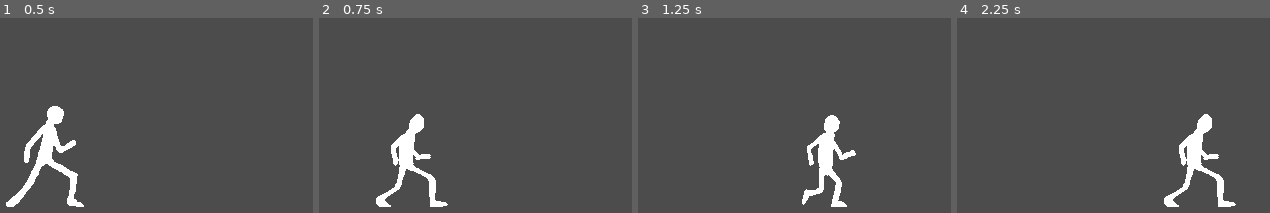
Above: before the commit, frames 1-4 (left to right).
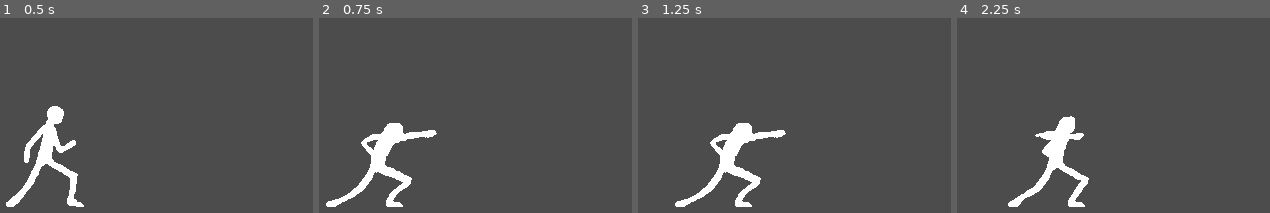
Above: after the commit, the same moments.

Repository: DanySnowyman/Godot_Fighting_Project
Game: Godot game, scene res://MrPalo.tscn
Same seed, same stepped clock (60 frames per second), same inputs: the game is played once before the commit and once after it.
Inputs:
- Up to frame 1 (0.5 s): no input
- Up to frame 2 (0.75 s): tap Enter (ui_accept) at 0.5, 0.6 s; hold Right (ui_right) from 0.53 s (still down)
- Up to frame 3 (1.25 s): keep holding Right (ui_right); tap Enter (ui_accept) at 0.77, 1.07 s
- Up to frame 4 (2.25 s): release Right (ui_right) at 1.28 s; hold Down (ui_down) 1.28-2.03 s; tap Enter (ui_accept) at 1.35, 1.52, 1.82, 2.1 s; hold Right (ui_right) from 2.03 s (still down)

Frame 1 is identical in both runs. In frame 2, 5.4% of the frame differs, in the area x 2-42%, y 49-97%; in frame 3, 6.1%, in the area x 11-70%, y 49-97%; in frame 4, 5.8%.

Commit message:
Negacion de direcciones OK

Diff:
--- a/MrPalo.gd
+++ b/MrPalo.gd
@@ -6,8 +6,13 @@
 
 var last_position = Vector2()
 
-var on_floor = true
-var is_jumping = false
+var is_standing = true
+var is_moving_right = false
+var is_moving_left = false
+var is_crouched = false
+var is_airborne = false
+var startup_frames = false
+
 var jump_vertical = false
 var jump_forward = false
 var jump_backward = false
@@ -26,169 +31,197 @@
 const DASH_B_TIME = 0.4
 
 func _ready():
+
 	if player == 1:
 		self.position = Vector2(120, 140)
 	else: self.position = Vector2(164, 140)
 
 	$AnimationPlayer.play("Stand")
 
-func walk_forward(delta):
-	if Input.is_action_pressed("ui_right") and on_floor == true:
-		$AnimationPlayer.play("Walk forward")
-		self.position.x += 200 * delta
-
-	if Input.is_action_just_released("ui_right") and on_floor == true:
-		$AnimationPlayer.play("Stand")
-
-func walk_backwards(delta):
-	if Input.is_action_pressed("ui_left") and on_floor == true:
-		$AnimationPlayer.play("Walk backwards")
-		self.position.x -= 100 * delta
-
-	if Input.is_action_just_released("ui_left") and on_floor == true:
-		$AnimationPlayer.play("Stand")
-
-func jump_selector():
-	if on_floor == true and is_jumping == false:
+func player_control(delta):
+	if is_standing == true:
+		if Input.is_action_pressed("ui_left") and Input.is_action_pressed("ui_right"):
+			stand()
+		else:
+	# Walk forward -----------------------------------------------------------
+			if Input.is_action_pressed("ui_right"):
+				walk_forward(delta)
+			if Input.is_action_just_released("ui_right"):
+				$AnimationPlayer.play("Stand")
+	# Walk backwards ---------------------------------------------------------
+			if Input.is_action_pressed("ui_left"):
+				walk_backwards(delta)
+			if Input.is_action_just_released("ui_left"):
+				$AnimationPlayer.play("Stand")
+	# Crouch -----------------------------------------------------------------
+	if is_standing == true:
+		if Input.is_action_pressed("ui_down"):
+			is_crouched = true
+			is_standing = false
+			crouch()
+	if is_crouched == true:
+		if Input.is_action_just_released("ui_down"):
+			is_crouched = false
+			is_standing = true
+			$AnimationPlayer.play_backwards("Crouch")
+			$AnimationPlayer.play("Stand")
+	# Jump -------------------------------------------------------------------
+	if is_standing == true:
 		if Input.is_action_pressed("ui_up"):
-			on_floor = false
-			is_jumping = true
+			is_standing = false
 			yield(get_tree().create_timer(0.05), "timeout")
 			if Input.is_action_pressed("ui_right"):
-				jump_forward = true
+				jump_forward()
 			elif Input.is_action_pressed("ui_left"):
-				jump_backward = true
-			else: jump_vertical = true
-
-func jump_vertical():
-	if jump_vertical == true:
-		jump_vertical = false
-		$AnimationPlayer.play("Jump vertical")
-		yield(get_tree().create_timer(0.1), "timeout")
-		#Arco ascendente --------------------------------
-		tween.interpolate_property(self, "position:y",
-			self.position.y, (self.position.y - JUMP_HEIGHT),
-			JUMP_ASC_TIME, Tween.TRANS_QUINT, Tween.EASE_OUT)
-		tween.start()
-		yield(tween, "tween_completed")
-		#Arco descendente -------------------------------
-		tween.interpolate_property(self, "position:y",
-			self.position.y, (self.position.y + JUMP_HEIGHT),
-			JUMP_DES_TIME, Tween.TRANS_QUINT, Tween.EASE_IN)
-		tween.start()
-		yield(tween, "tween_completed")
-		is_jumping = false
-		on_floor = true
-		$AnimationPlayer.play("Stand")
-
-func jump_forward():
-	if jump_forward == true:
-		jump_forward = false
-		$AnimationPlayer.play("Jump forward")
-		yield(get_tree().create_timer(0.1), "timeout")
-		#Arco ascendente --------------------------------
-		tween.interpolate_property(self, "position:x",
-			self.position.x, self.position.x + JUMP_LENGHT / 2,
-			JUMP_ASC_TIME, Tween.TRANS_LINEAR, Tween.EASE_OUT)
-		tween.interpolate_property(self, "position:y",
-			self.position.y, self.position.y - JUMP_HEIGHT,
-			JUMP_DES_TIME, Tween.TRANS_QUINT, Tween.EASE_OUT)
-		tween.start()
-		yield(tween, "tween_completed")
-#		#Arco descendente -------------------------------
-		tween.interpolate_property(self, "position:x",
-			self.position.x, self.position.x + JUMP_LENGHT / 2,
-			JUMP_DES_TIME, Tween.TRANS_LINEAR, Tween.EASE_IN)
-		tween.interpolate_property(self, "position:y",
-			self.position.y, self.position.y + JUMP_HEIGHT,
-			JUMP_DES_TIME, Tween.TRANS_QUINT, Tween.EASE_IN)
-		tween.start()
-		yield(tween, "tween_completed")
-		yield($AnimationPlayer, "animation_finished")
-		is_jumping = false
-		on_floor = true
-		$AnimationPlayer.play("Stand")
-
-func jump_backward():
-	if jump_backward == true:
-		jump_backward = false
-		$AnimationPlayer.play("Jump backward")
-		yield(get_tree().create_timer(0.1), "timeout")
-		#Arco ascendente --------------------------------
-		tween.interpolate_property(self, "position:x",
-			self.position.x, self.position.x - JUMP_LENGHT / 2,
-			JUMP_ASC_TIME, Tween.TRANS_LINEAR, Tween.EASE_OUT)
-		tween.interpolate_property(self, "position:y",
-			self.position.y, self.position.y - JUMP_HEIGHT,
-			JUMP_DES_TIME, Tween.TRANS_QUINT, Tween.EASE_OUT)
-		tween.start()
-		yield(tween, "tween_completed")
-#		#Arco descendente -------------------------------
-		tween.interpolate_property(self, "position:x",
-			self.position.x, self.position.x - JUMP_LENGHT / 2,
-			JUMP_DES_TIME, Tween.TRANS_LINEAR, Tween.EASE_IN)
-		tween.interpolate_property(self, "position:y",
-			self.position.y, self.position.y + JUMP_HEIGHT,
-			JUMP_DES_TIME, Tween.TRANS_QUINT, Tween.EASE_IN)
-		tween.start()
-		yield(tween, "tween_completed")
-		yield($AnimationPlayer, "animation_finished")
-		is_jumping = false
-		on_floor = true
-		$AnimationPlayer.play("Stand")
-
-func dash_forward():
+				jump_backward()
+			else: jump_vertical()
+	# Dash forward ------------------------------------------------------------
 	if Input.is_action_just_pressed("ui_right") and dash_f_ready == false:
 		dash_f_ready = true
 		dash_b_ready = false
-		yield(get_tree().create_timer(0.4), "timeout")
+		yield(get_tree().create_timer(0.2), "timeout")
 		dash_f_ready = false
-
-	if on_floor == true and is_jumping == false:
+	if is_standing == true:
 		if Input.is_action_just_pressed("ui_right") and dash_f_ready == true:
-			on_floor = false
-			$AnimationPlayer.play("Dash forward")
-			tween.interpolate_property(self, "position:x", self.position.x,
-				self.position.x + DASH_F_DIST, DASH_F_TIME,
-				Tween.TRANS_QUART, Tween.EASE_OUT)
-			tween.start()
-			yield(tween, "tween_completed")
-			dash_f_ready = false
-			on_floor = true
-			$AnimationPlayer.play("Stand")
-
-func dash_backward():
+			is_standing = false
+			dash_forward()
+	# Dash backward -----------------------------------------------------------
 	if Input.is_action_just_pressed("ui_left") and dash_b_ready == false:
 		dash_b_ready = true
 		dash_f_ready = false
-		yield(get_tree().create_timer(0.4), "timeout")
+		yield(get_tree().create_timer(0.2), "timeout")
 		dash_b_ready = false
-
-	if on_floor == true and is_jumping == false:
+	if is_standing == true:
 		if Input.is_action_just_pressed("ui_left") and dash_b_ready == true:
-			on_floor = false
-			$AnimationPlayer.play("Dash backward")
-			tween.interpolate_property(self, "position:x", self.position.x,
-				self.position.x - DASH_B_DIST, DASH_B_TIME,
-				Tween.TRANS_QUINT, Tween.EASE_OUT)
-			tween.start()
-			yield(tween, "tween_completed")
-			dash_b_ready = false
-			on_floor = true
-			$AnimationPlayer.play("Stand")
-
+			is_standing = false
+			dash_backward()
+	# Normal MP ---------------------------------------------------------------
+	if is_standing == true:
+		if Input.is_action_just_pressed("ui_accept"):
+			startup_frames = true
+			is_standing = false
+			normal_LP()
+
+func stand():
+	$AnimationPlayer.play("Stand")
+
+func walk_forward(delta):
+	$AnimationPlayer.play("Walk forward")
+	self.position.x += 200 * delta
+
+func walk_backwards(delta):
+	$AnimationPlayer.play("Walk backwards")
+	self.position.x -= 100 * delta
+
+func crouch():
+	$AnimationPlayer.play("Crouch")
+	yield($AnimationPlayer, "animation_finished")
+	$AnimationPlayer.stop()
+
+func jump_vertical():
+	is_airborne = true
+	$AnimationPlayer.play("Jump vertical")
+	yield(get_tree().create_timer(0.1), "timeout")
+	#Arco ascendente --------------------------------
+	tween.interpolate_property(self, "position:y",
+		self.position.y, (self.position.y - JUMP_HEIGHT),
+		JUMP_ASC_TIME, Tween.TRANS_QUINT, Tween.EASE_OUT)
+	tween.start()
+	yield(tween, "tween_completed")
+	#Arco descendente -------------------------------
+	tween.interpolate_property(self, "position:y",
+		self.position.y, (self.position.y + JUMP_HEIGHT),
+		JUMP_DES_TIME, Tween.TRANS_QUINT, Tween.EASE_IN)
+	tween.start()
+	yield(tween, "tween_completed")
+	is_airborne = false
+	is_standing = true
+	$AnimationPlayer.play("Stand")
+
+func jump_forward():
+	is_airborne = true
+	$AnimationPlayer.play("Jump forward")
+	yield(get_tree().create_timer(0.1), "timeout")
+	#Arco ascendente --------------------------------
+	tween.interpolate_property(self, "position:x",
+		self.position.x, self.position.x + JUMP_LENGHT / 2,
+		JUMP_ASC_TIME, Tween.TRANS_LINEAR, Tween.EASE_OUT)
+	tween.interpolate_property(self, "position:y",
+		self.position.y, self.position.y - JUMP_HEIGHT,
+		JUMP_DES_TIME, Tween.TRANS_QUINT, Tween.EASE_OUT)
+	tween.start()
+	yield(tween, "tween_completed")
+#		#Arco descendente -------------------------------
+	tween.interpolate_property(self, "position:x",
+		self.position.x, self.position.x + JUMP_LENGHT / 2,
+		JUMP_DES_TIME, Tween.TRANS_LINEAR, Tween.EASE_IN)
+	tween.interpolate_property(self, "position:y",
+		self.position.y, self.position.y + JUMP_HEIGHT,
+		JUMP_DES_TIME, Tween.TRANS_QUINT, Tween.EASE_IN)
+	tween.start()
+	yield(tween, "tween_completed")
+	yield($AnimationPlayer, "animation_finished")
+	is_airborne = false
+	is_standing = true
+	$AnimationPlayer.play("Stand")
+
+func jump_backward():
+	is_airborne = true
+	$AnimationPlayer.play("Jump backward")
+	yield(get_tree().create_timer(0.1), "timeout")
+	#Arco ascendente --------------------------------
+	tween.interpolate_property(self, "position:x",
+		self.position.x, self.position.x - JUMP_LENGHT / 2,
+		JUMP_ASC_TIME, Tween.TRANS_LINEAR, Tween.EASE_OUT)
+	tween.interpolate_property(self, "position:y",
+		self.position.y, self.position.y - JUMP_HEIGHT,
+		JUMP_DES_TIME, Tween.TRANS_QUINT, Tween.EASE_OUT)
+	tween.start()
+	yield(tween, "tween_completed")
+#		#Arco descendente -------------------------------
+	tween.interpolate_property(self, "position:x",
+		self.position.x, self.position.x - JUMP_LENGHT / 2,
+		JUMP_DES_TIME, Tween.TRANS_LINEAR, Tween.EASE_IN)
+	tween.interpolate_property(self, "position:y",
+		self.position.y, self.position.y + JUMP_HEIGHT,
+		JUMP_DES_TIME, Tween.TRANS_QUINT, Tween.EASE_IN)
+	tween.start()
+	yield(tween, "tween_completed")
+	yield($AnimationPlayer, "animation_finished")
+	is_airborne = false
+	is_standing = true
+	$AnimationPlayer.play("Stand")
+
+func dash_forward():
+	$AnimationPlayer.play("Dash forward")
+	tween.interpolate_property(self, "position:x", self.position.x,
+		self.position.x + DASH_F_DIST, DASH_F_TIME,
+		Tween.TRANS_QUART, Tween.EASE_OUT)
+	tween.start()
+	yield(tween, "tween_completed")
+	is_standing = true
+	$AnimationPlayer.play("Stand")
+
+func dash_backward():
+	$AnimationPlayer.play("Dash backward")
+	tween.interpolate_property(self, "position:x", self.position.x,
+		self.position.x - DASH_B_DIST, DASH_B_TIME,
+		Tween.TRANS_QUINT, Tween.EASE_OUT)
+	tween.start()
+	yield(tween, "tween_completed")
+	is_standing = true
+	$AnimationPlayer.play("Stand")
+
+func normal_LP():
+	$AnimationPlayer.play("Normal MP")
+	yield($AnimationPlayer, "animation_finished")
+	is_standing = true
+	$AnimationPlayer.play("Stand")
 
 func _process(delta):
 	var motion = Vector2()
 
-	walk_forward(delta)
-	walk_backwards(delta)
-	jump_selector()
-	jump_vertical()
-	jump_forward()
-	jump_backward()
-	dash_forward()
-	dash_backward()
+	player_control(delta)
 
 	motion = position - last_position
 	last_position = position
--- a/MrPalo.tscn
+++ b/MrPalo.tscn
@@ -1,10 +1,26 @@
-[gd_scene load_steps=12 format=2]
+[gd_scene load_steps=14 format=2]
 
 [ext_resource path="res://gfx/Mr Palo.png" type="Texture" id=1]
 [ext_resource path="res://MrPalo.gd" type="Script" id=2]
 
-[sub_resource type="Animation" id=8]
-resource_name = "Dash backward"
+[sub_resource type="Animation" id=1]
+resource_name = "Crouch"
+length = 0.05
+step = 0.0166667
+tracks/0/type = "value"
+tracks/0/path = NodePath("Sprite:frame")
+tracks/0/interp = 1
+tracks/0/loop_wrap = true
+tracks/0/imported = false
+tracks/0/enabled = true
+tracks/0/keys = {
+"times": PoolRealArray( 0, 0.05 ),
+"transitions": PoolRealArray( 1, 1 ),
+"update": 1,
+"values": [ 49, 50 ]
+}
+
+[sub_resource type="Animation" id=2]
 length = 0.4
 step = 0.05
 tracks/0/type = "value"
@@ -20,10 +36,9 @@
 "values": [ 28, 29, 30 ]
 }
 
-[sub_resource type="Animation" id=9]
-resource_name = "Dash forward"
-length = 0.4
-step = 0.05
+[sub_resource type="Animation" id=3]
+length = 0.4
+step = 0.0166667
 tracks/0/type = "value"
 tracks/0/path = NodePath("Sprite:frame")
 tracks/0/interp = 1
@@ -36,9 +51,19 @@
 "update": 1,
 "values": [ 21, 22, 23 ]
 }
-
-[sub_resource type="Animation" id=1]
-resource_name = "Jump backward"
+tracks/1/type = "method"
+tracks/1/path = NodePath(".")
+tracks/1/interp = 1
+tracks/1/loop_wrap = true
+tracks/1/imported = false
+tracks/1/enabled = true
+tracks/1/keys = {
+"times": PoolRealArray(  ),
+"transitions": PoolRealArray(  ),
+"values": [  ]
+}
+
+[sub_resource type="Animation" id=4]
 step = 0.05
 tracks/0/type = "value"
 tracks/0/path = NodePath("Sprite:frame")
@@ -82,7 +107,24 @@
 "values": [ 35, 36, 37, 38, 39, 40, 49 ]
 }
 
-[sub_resource type="Animation" id=4]
+[sub_resource type="Animation" id=7]
+resource_name = "Normal MP"
+length = 0.416667
+step = 0.0166667
+tracks/0/type = "value"
+tracks/0/path = NodePath("Sprite:frame")
+tracks/0/interp = 1
+tracks/0/loop_wrap = true
+tracks/0/imported = false
+tracks/0/enabled = true
+tracks/0/keys = {
+"times": PoolRealArray( 0, 0.05, 0.116667, 0.216667, 0.333333 ),
+"transitions": PoolRealArray( 1, 1, 1, 1, 1 ),
+"update": 1,
+"values": [ 84, 85, 86, 85, 84 ]
+}
+
+[sub_resource type="Animation" id=8]
 length = 0.833333
 loop = true
 step = 0.0166667
@@ -148,22 +190,23 @@
 offset = Vector2( 9.16904, -5.20171 )
 vframes = 19
 hframes = 7
-frame = 43
+frame = 23
 
 [node name="AnimationPlayer" type="AnimationPlayer" parent="."]
-"anims/Dash backward" = SubResource( 8 )
-"anims/Dash forward" = SubResource( 9 )
-"anims/Jump backward" = SubResource( 1 )
-"anims/Jump forward" = SubResource( 2 )
-"anims/Jump vertical" = SubResource( 3 )
-anims/Stand = SubResource( 4 )
-"anims/Walk backwards" = SubResource( 5 )
-"anims/Walk forward" = SubResource( 6 )
-
-[node name="CollisionShape2D" type="CollisionShape2D" parent="."]
+anims/Crouch = SubResource( 1 )
+"anims/Dash backward" = SubResource( 2 )
+"anims/Dash forward" = SubResource( 3 )
+"anims/Jump backward" = SubResource( 4 )
+"anims/Jump forward" = SubResource( 5 )
+"anims/Jump vertical" = SubResource( 6 )
+"anims/Normal MP" = SubResource( 7 )
+anims/Stand = SubResource( 8 )
+"anims/Walk backwards" = SubResource( 9 )
+"anims/Walk forward" = SubResource( 10 )
+
+[node name="PushBox" type="CollisionShape2D" parent="."]
 position = Vector2( 6, 9 )
 rotation = 1.5708
-shape = SubResource( 7 )
-one_way_collision = true
+shape = SubResource( 11 )
 
 [node name="Tween" type="Tween" parent="."]
Not shown: 5 places in MrPalo.tscn that only renumber resources
